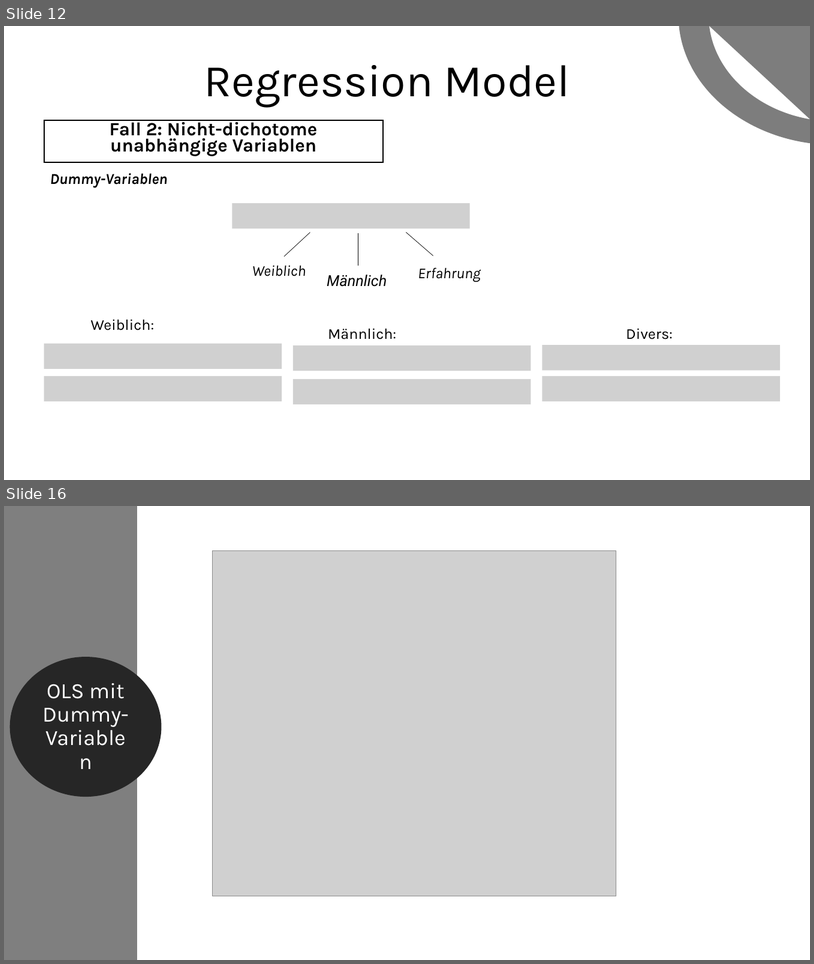
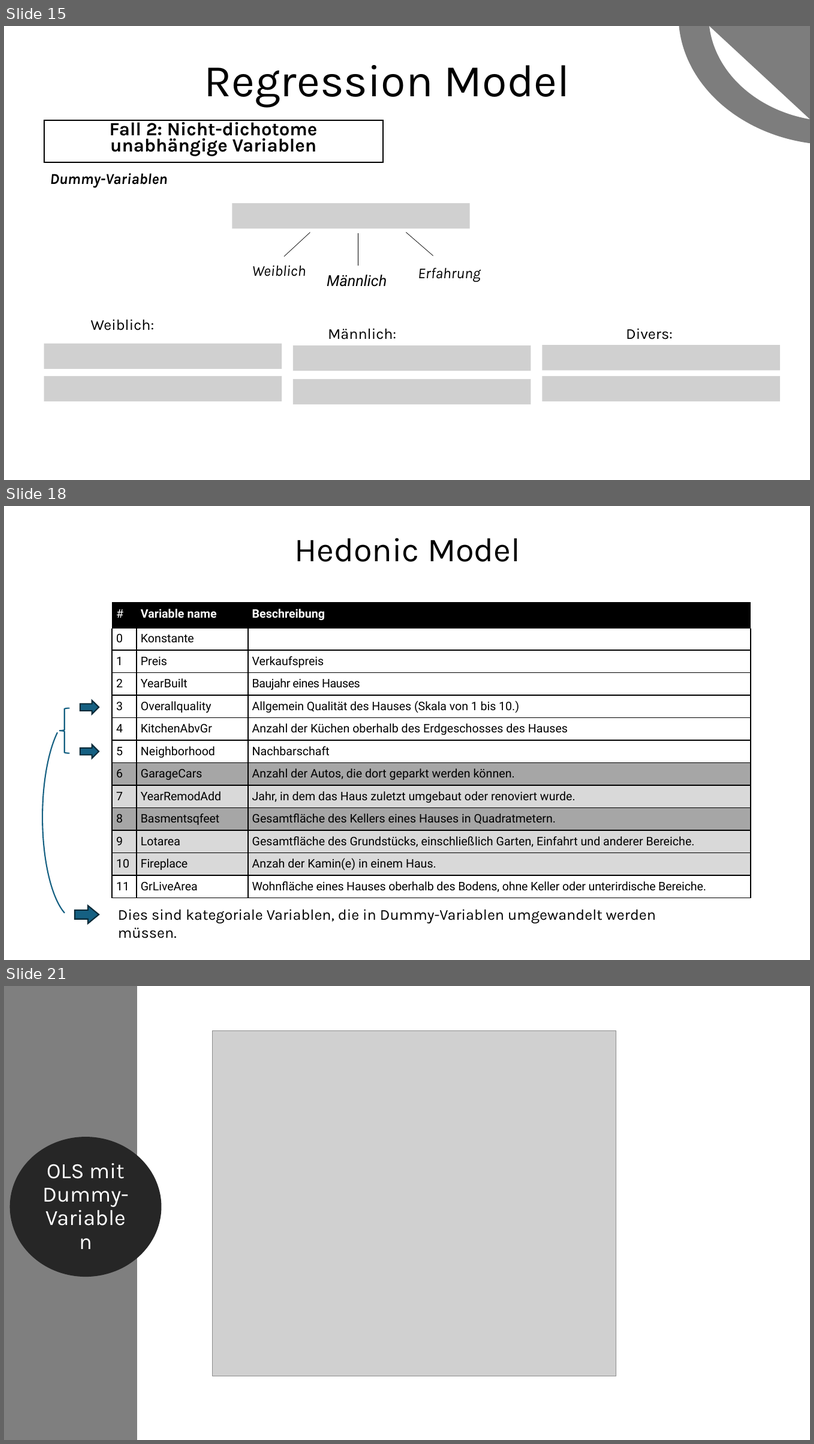
Before and after one commit to ApeXLgross/Stats2_project_PP, a slide deck: Statistk2.pptx. Shown one above the other, each under a label of ours: slides 12 and 16 before the commit, slides 15, 18 and 21 after it; the slides between them are not shown. The pictures are 814x964 and 814x1444 pixels, drawn with LibreOffice and Linux fonts; fonts in the diff are those of the drawing; grey boxes stand for pictures. Boxes give left, top, right and bottom in pixels: in the first picture for what was removed or moved away, otherwise in the second. Text is boxed around its words. In the diff, an @@ line names an element or a change of style, - is before the commit and + after.

```diff
--- a/Statistk2.pptx
+++ b/Statistk2.pptx
@@ slide 18 added at [4,506,810,960], background #FFFFFF @@
@@ text added at [294,538,521,562], 40 pt, text #000000 @@
+Hedonic Model
@@ table added at [112,602,752,898], 13 rows, 3 columns @@
+# | Variable name | Beschreibung
+0 | Konstante | 
+1 | Preis | Verkaufspreis
+2 | YearBuilt | Baujahr eines Hauses
+3 | Overallquality | Allgemein Qualität des Hauses (Skala von 1 bis 10.)
+4 | KitchenAbvGr | Anzahl der Küchen oberhalb des Erdgeschosses des Hauses
+5 | Neighborhood | Nachbarschaft
+6 | GarageCars | Anzahl der Autos, die dort geparkt werden können.
+7 | YearRemodAdd | Jahr, in dem das Haus zuletzt umgebaut oder renoviert wurde.
+8 | Basmentsqfeet | Gesamtfläche des Kellers eines Hauses in Quadratmetern.
+9 | Lotarea | Gesamtfläche des Grundstücks, einschließlich Garten, Einfahrt und anderer Bereiche.
+10 | Fireplace | Anzah der Kamin(e) in einem Haus.
+11 | GrLiveArea | Wohnfläche eines Hauses oberhalb des Bodens, ohne Keller oder unterirdische Bereiche.
@@ right arrow added at [80,700,99,714], fill #156082, outline #092A39 1.5 pt @@
@@ arc (boxed as its full ellipse) added at [43,714,112,920], outline #156082 1.5 pt @@
@@ left brace added at [59,708,69,753], outline #156082 1.5 pt @@
@@ right arrow added at [80,744,99,758], fill #156082, outline #092A39 1.5 pt @@
@@ right arrow added at [75,905,99,924], fill #156082, outline #092A39 1.5 pt @@
@@ text added at [118,909,656,924], 18 pt, text #000000 @@
+Dies sind kategoriale Variablen, die in Dummy-Variablen umgewandelt werden müssen.
@@ what was slide 12 is now slide 15 @@
@@ what was slide 16 is now slide 21 @@
```
Also in this commit, not shown: 6 slides changed, 12 other slides added, 3 slides removed.
